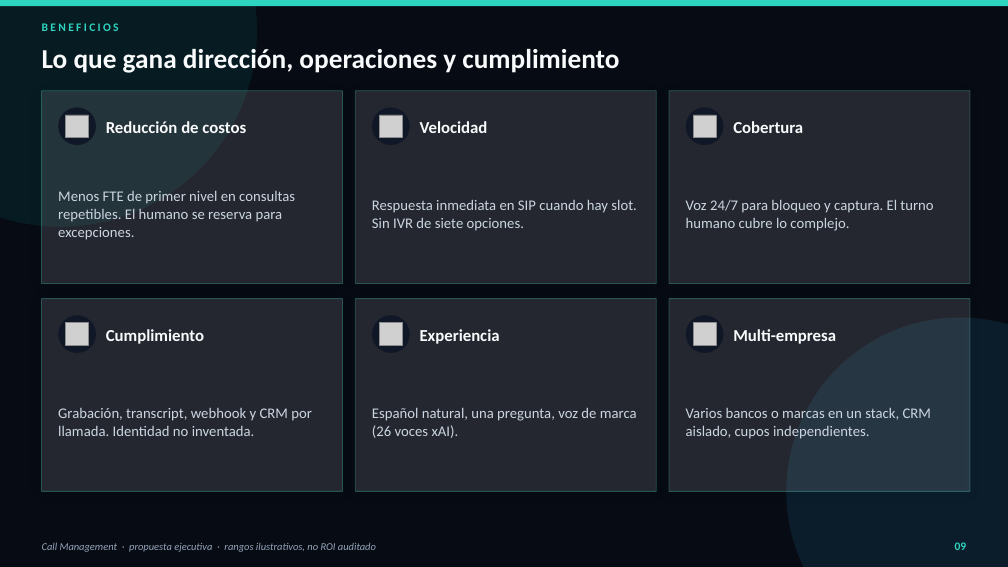
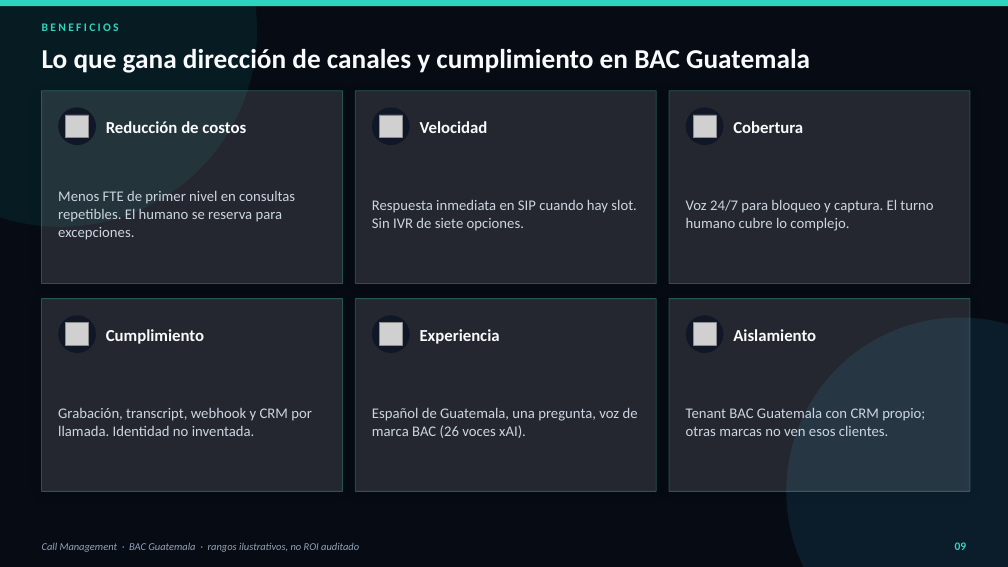
Before and after one commit to Zombie10/CallManagement, a slide deck: slide 9 of docs/Propuesta_Callcenter_Bancario.pptx. Drawn at 1008x567 pixels with LibreOffice and Linux fonts; fonts in the diff are those of the drawing; grey boxes stand for pictures. Boxes give left, top, right and bottom in pixels: in the first picture for what was removed or moved away, otherwise in the second. Text is boxed around its words. In the diff, an @@ line names an element or a change of style, - is before the commit and + after.

Commit message:
docs: retarget executive proposal to BAC Guatemala
HTML and PPTX now address BAC Credomatic Guatemala (Spanish first line,
America/Guatemala calendar, local DID piloto). Cost/benefit ranges stay
illustrative. Tests require BAC + Guatemala in both artifacts.

```diff
--- a/docs/Propuesta_Callcenter_Bancario.pptx
+++ b/docs/Propuesta_Callcenter_Bancario.pptx
@@ text at (x1=42, y1=49, x2=810, y2=73): text changed @@
-Lo que gana dirección, operaciones y cumplimiento
+Lo que gana dirección de canales y cumplimiento en BAC Guatemala
@@ text at (x1=733, y1=329, x2=816, y2=341): text changed @@
-Multi-empresa
+Aislamiento
@@ text at (x1=372, y1=408, x2=638, y2=438): text changed @@
-Español natural, una pregunta, voz de marca (26 voces xAI).
+Español de Guatemala, una pregunta, voz de marca BAC (26 voces xAI).
@@ text at (x1=686, y1=407, x2=925, y2=436): text changed @@
-Varios bancos o marcas en un stack, CRM aislado, cupos independientes.
+Tenant BAC Guatemala con CRM propio; otras marcas no ven esos clientes.
@@ text at (x1=42, y1=542, x2=359, y2=552): text changed @@
-Call Management · propuesta ejecutiva · rangos ilustrativos, no ROI auditado
+Call Management · BAC Guatemala · rangos ilustrativos, no ROI auditado
```
Also in this commit, not shown: 11 other slides changed, 4 other files.
